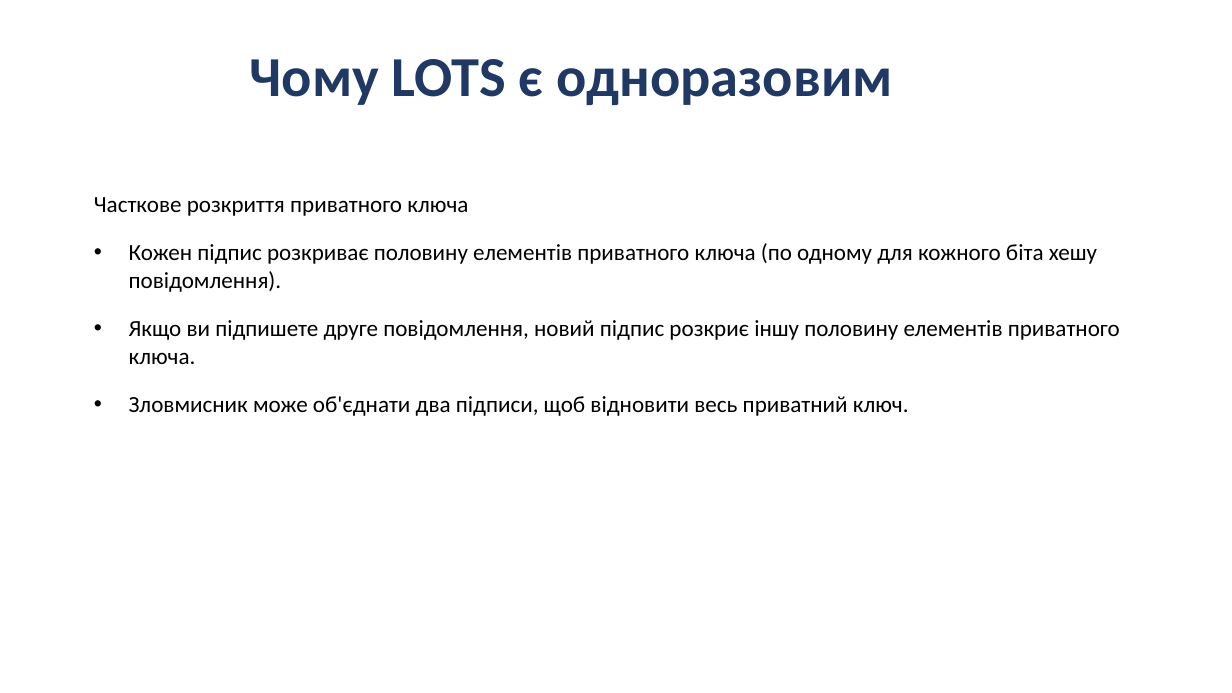
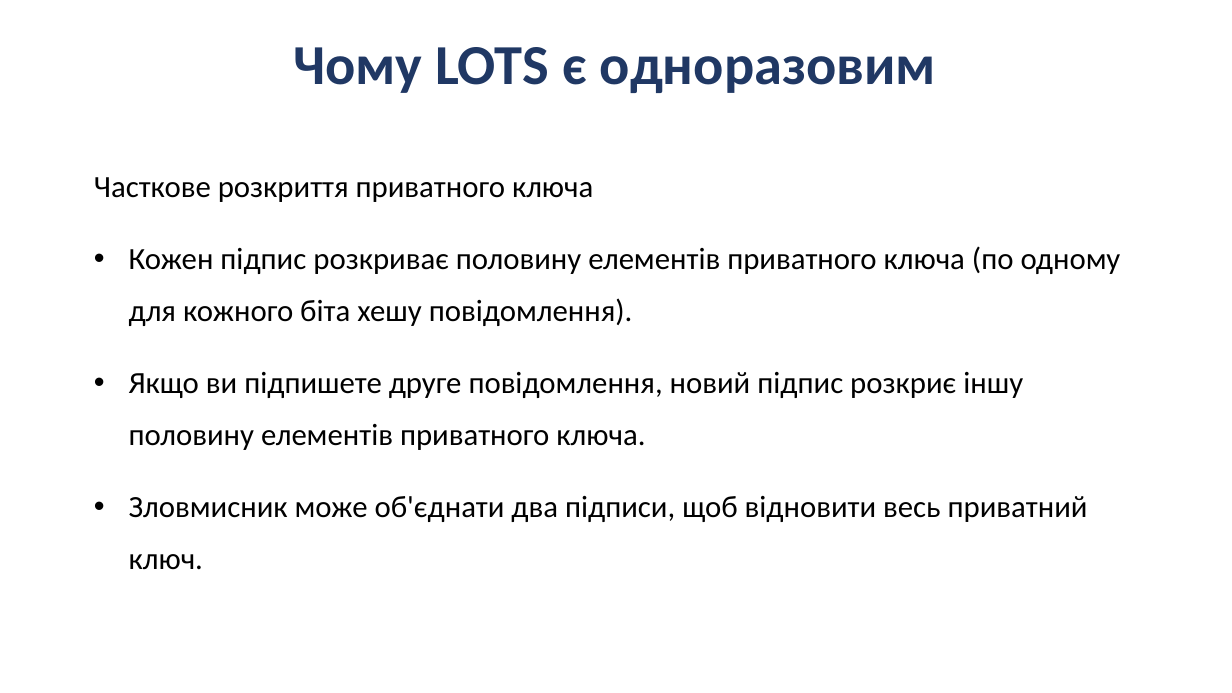
Before and after one commit to Andriykooo/ifntung-studies, a slide deck: slide 7 of Year 1/Постквантова криптографія/UA/2026/PPT/Презентація_7.pptx. Drawn at 1232x693 pixels with LibreOffice and Linux fonts; fonts in the diff are those of the drawing. Boxes give left, top, right and bottom in pixels: in the first picture for what was removed or moved away, otherwise in the second. Text is boxed around its words. In the diff, an @@ line names an element or a change of style, - is before the commit and + after.

Commit message:
feat(post-quantum-cryptography): increase font for 7th presentation

```diff
--- a/Year 1/Постквантова криптографія/UA/2026/PPT/Презентація_7.pptx
+++ b/Year 1/Постквантова криптографія/UA/2026/PPT/Презентація_7.pptx
@@ title "Чому LOTS є одноразовим": place and size @@
-title "Чому LOTS є одноразовим" at <box>250,59,892,105</box>
+title "Чому LOTS є одноразовим" at <box>293,47,936,93</box>
@@ text "Часткове розкриття приватного ключа": place and size @@
-text "Часткове розкриття приватного ключа" at <box>94,197,1120,416</box>
+text "Часткове розкриття приватного ключа" at <box>94,177,1121,570</box>
@@ text "Часткове розкриття приватного ключа" at <box>94,177,1121,570</box>: size 18 to 24 pt; line spacing 1 to 1.4 @@
```
Also in this commit, not shown: 24 other slides changed.
